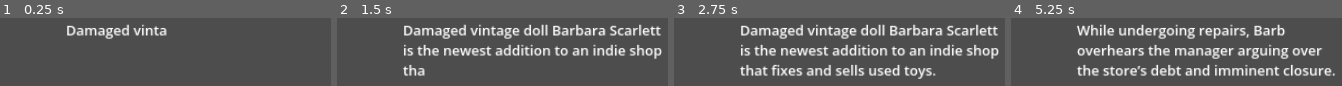
Above: before the commit, frames 1-4 (left to right).
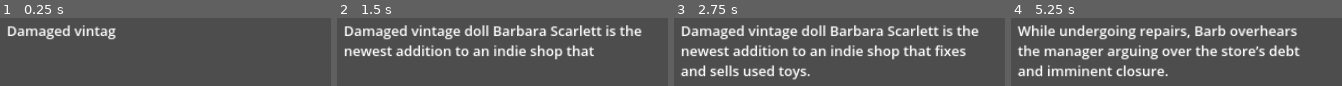
Above: after the commit, the same moments.

Repository: MaddMavv/Project-Doll-House
Game: Godot game, scene res://opening_text.tscn
Same seed, same stepped clock (60 frames per second), same inputs: the game is played once before the commit and once after it. This scene is started directly instead of the project's main scene.
Inputs:
- Up to frame 1 (0.25 s): no input
- Up to frame 2 (1.5 s): tap Enter (ui_accept) at 0.5 s; hold D (move right) from 0.53 s (still down); tap K (attack) at 0.6 s; tap Space (jump) at 0.77 s; tap J (melee) at 1.35 s
- Up to frame 3 (2.75 s): tap Space (jump) at 1.52 s; tap Enter (ui_accept) at 2 s; release D (move right) at 2.03 s; hold A (move left) from 2.03 s (still down); tap L (shout) at 2.1 s
- Up to frame 4 (5.25 s): tap Enter (ui_accept) at 2.75, 5 s; release A (move left) at 2.78 s; hold D (move right) 2.78-4.28 s; tap K (attack) at 2.85, 5.1 s; tap Space (jump) at 3.02, 3.77, 4.52 s; tap J (melee) at 3.6 s; hold A (move left) 4.28-5.03 s; tap L (shout) at 4.35 s; hold D (move right) from 5.03 s (still down)

The runs differ from the first frame. In frame 1, 4.7% of the frame differs, in the area x 2-51%, y 8-33%; in frame 2, 20%; in frame 3, 26%, in the area x 2-99%, y 8-92%; in frame 4, 26%.

Commit message:
just more text tweaks

Diff:
--- a/opening_text.gd
+++ b/opening_text.gd
@@ -14,17 +14,21 @@
 
 var current_state = State.READY
 var text_queue = []
-
+var endText = 0
+var done = false
 
 func _ready():
 	print("Starting state is ready")
 	#hide_textbox()
+	for textNum in range(9):
+		endText += 1
+
 	queue_text("Damaged vintage doll Barbara Scarlett is the newest addition to an indie shop that fixes and sells used toys.")
 	queue_text("While undergoing repairs, Barb overhears the manager arguing over the store’s debt and imminent closure.")
 	queue_text("The fate of the toys is uncertain.")
 	queue_text("That night, Barb makes for the main display.")
 	queue_text("She's actually a rare and valuable doll, and even with an impaired arm she knows she is worth enough to save the store.")
-	queue_text("But the other toys don’t believe her. Acting on the orders of Gillian, a robot figure and apparent leader of the shelves, they imprison Barb in her packaging.")
+	queue_text("But the others don’t believe her. Acting on the orders of Gillian, a toy robot and apparent leader of the shelves, they imprison Barb in her packaging.")
 	queue_text("The determined and pissed off doll severs her arm to escape confinement. She's spotted by a sentinel who alerts the store.")
 	queue_text("She quickly knocks him out and takes his megaphone.")
 	queue_text("Time to go loud.")
@@ -35,8 +39,11 @@
 func _process(_delta):
 	match current_state:
 		State.READY:
-			if !text_queue.is_empty():
+			if !text_queue.is_empty() and endText < 10:
 				display_text()
+			else:
+				!$Textbox
+				done = true
 		State.READING:
 			if Input.is_action_just_pressed("jump"):
 				theText.visible_ratio = 1.0
@@ -70,9 +77,9 @@
 
 
 func text_animation():
-	var tween = get_tree().create_tween()
+	var tween = get_tree().create_tween().bind_node(self)
 	tween.set_ease(Tween.EASE_IN_OUT).set_trans(Tween.TRANS_LINEAR)
-	tween.tween_property(theText, "visible_ratio", 1.0, readSpeed)
+	tween.tween_property(theText, "visible_characters", theText.text.length(), readSpeed)
 	await tween.finished
 	change_state(State.FINISHED)
 
--- a/opening_text.tscn
+++ b/opening_text.tscn
@@ -7,14 +7,14 @@
 
 [node name="Container" type="MarginContainer" parent="."]
 anchors_preset = -1
-anchor_left = 0.959
-anchor_top = 0.15
-anchor_right = 0.959
-anchor_bottom = 0.15
-offset_left = -959.92
-offset_top = -72.0
-offset_right = 1.08008
-offset_bottom = 293.0
+anchor_left = 0.936
+anchor_top = 0.154
+anchor_right = 0.936
+anchor_bottom = 0.154
+offset_left = -1101.68
+offset_top = -76.48
+offset_right = -0.680176
+offset_bottom = 321.52
 grow_horizontal = 0
 grow_vertical = 2
 
@@ -22,6 +22,7 @@
 layout_mode = 2
 
 [node name="Start" type="Label" parent="Container/HBoxContainer"]
+visible = false
 layout_mode = 2
 theme_override_font_sizes/font_size = 50
 text = "*"
@@ -31,11 +32,12 @@
 size_flags_horizontal = 3
 size_flags_vertical = 1
 theme_override_font_sizes/font_size = 50
+text = ";falkj;lfkasjdfljasd;lfknasd.,/fjdsawlkfj;asldkfj;laskdj"
 autowrap_mode = 2
-visible_characters = 0
-visible_ratio = 0.0
+visible_ratio = -0.0178571
 
 [node name="End" type="Label" parent="Container/HBoxContainer"]
+visible = false
 layout_mode = 2
 theme_override_font_sizes/font_size = 50
 text = "v"
